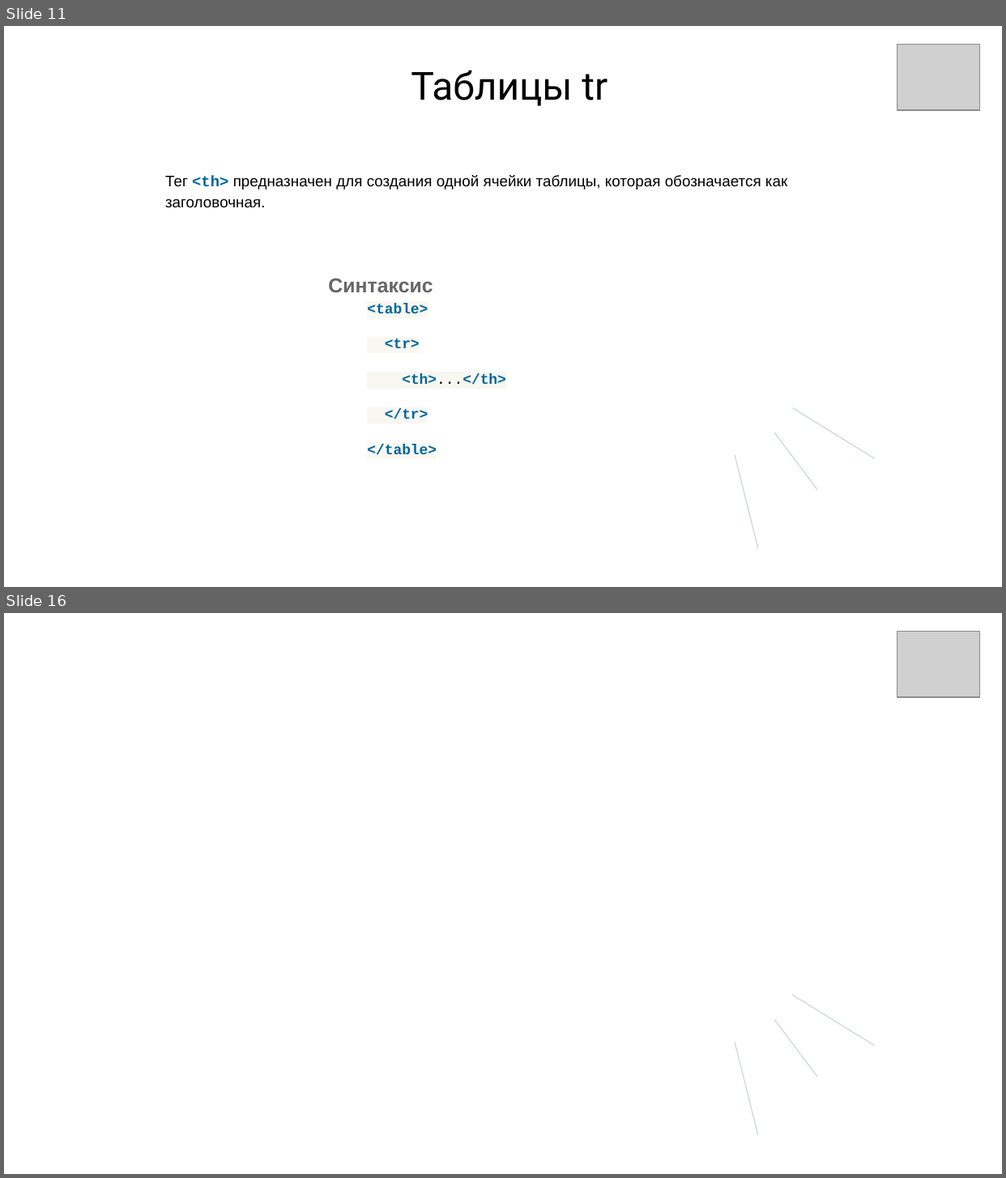
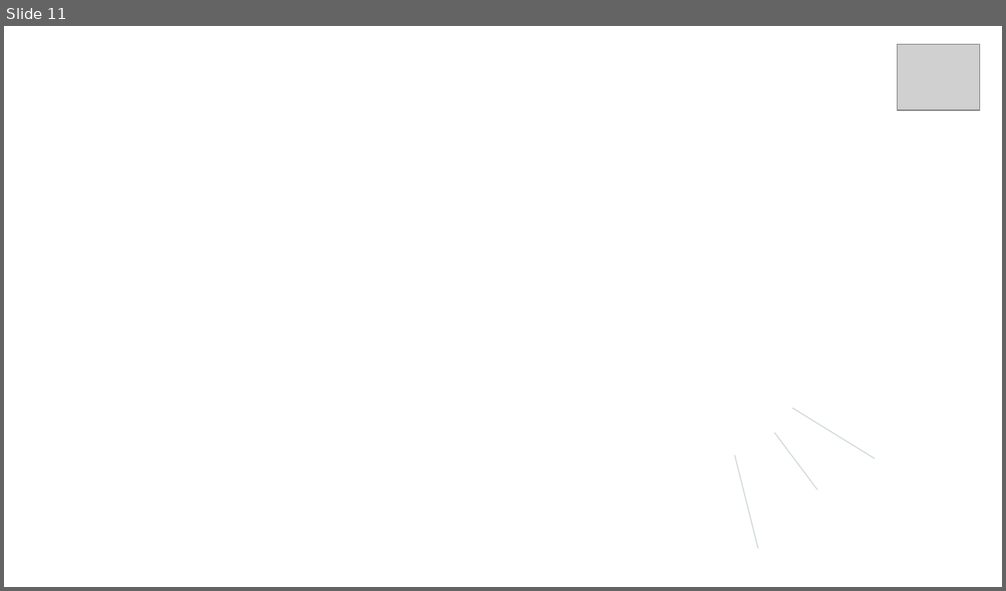
Before and after one commit to mhasilau/wb9, a slide deck: WEB - технологии.pptx. Shown one above the other, each under a label of ours: slides 11 and 16 before the commit, slide 11 after it; the slides between them are not shown. The pictures are 1006x1178 and 1006x591 pixels, drawn with LibreOffice and Linux fonts; fonts in the diff are those of the drawing; grey boxes stand for pictures; background and template pictures are left out. Boxes give left, top, right and bottom in pixels: in the first picture for what was removed or moved away, otherwise in the second. Text is boxed around its words. In the diff, an @@ line names an element or a change of style, - is before the commit and + after.

```diff
--- a/WEB - технологии.pptx
+++ b/WEB - технологии.pptx
@@ slide 11 removed at box(4, 26, 1002, 587), background picture (left out) @@
@@ picture removed at box(897, 44, 980, 109) @@
@@ text removed at box(411, 70, 607, 106) @@
-Таблицы tr
@@ text removed at box(165, 175, 787, 208) @@
-Тег <th> предназначен для создания одной ячейки таблицы, которая обозначается как заголовочная.
@@ text removed at box(328, 278, 506, 455) @@
-Синтаксис
-<table>
-<tr>
-<th>...</th>
-</tr>
-</table>
@@ freeform shape removed at box(792, 408, 874, 459) @@
@@ freeform shape removed at box(774, 433, 817, 490) @@
@@ freeform shape removed at box(735, 455, 757, 549) @@
@@ what was slide 16 is now slide 11 @@
```
Also in this commit, not shown: 2 slides changed, 8 slides added, 12 other slides removed.
